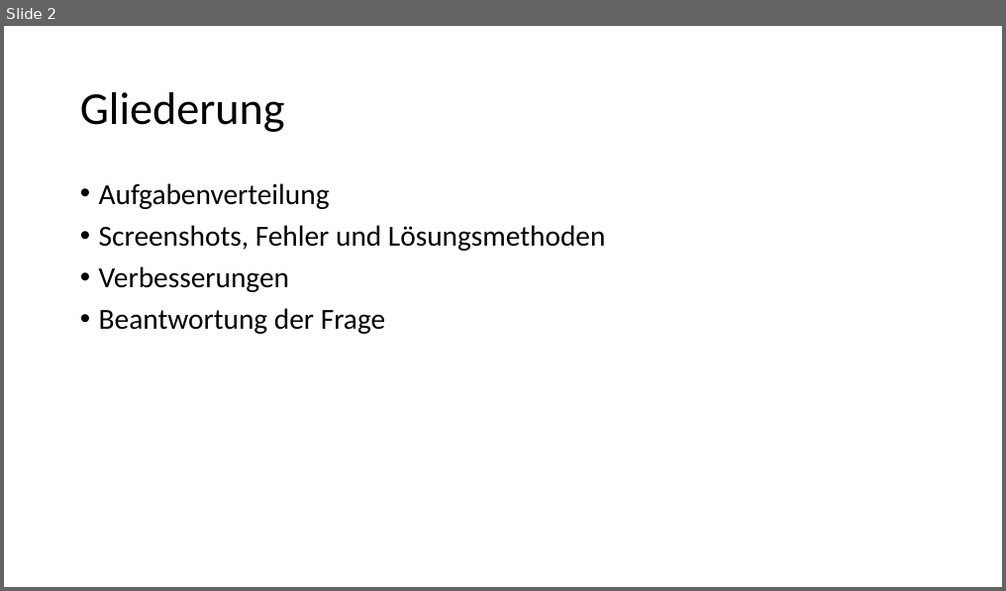
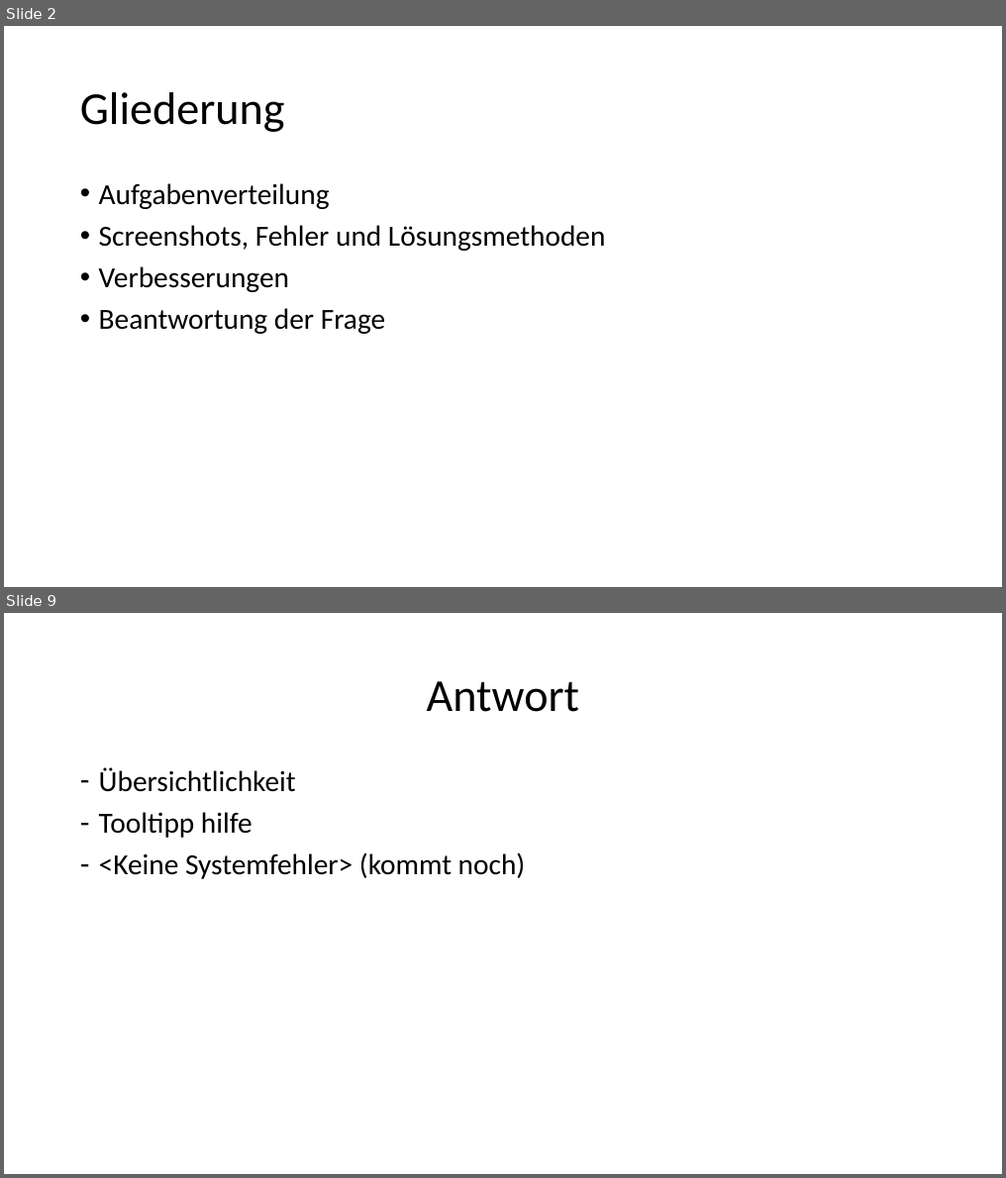
Before and after one commit to SecurityR4t/NotenVerwaltung, a slide deck: Dokumentation.pptm. Shown one above the other, each under a label of ours: slide 2 before the commit, slides 2 and 9 after it; the slides between them are not shown. The pictures are 1006x591 and 1006x1178 pixels, drawn with LibreOffice and Linux fonts; fonts in the diff are those of the drawing. Boxes give left, top, right and bottom in pixels: in the first picture for what was removed or moved away, otherwise in the second. Text is boxed around its words. In the diff, an @@ line names an element or a change of style, - is before the commit and + after.

```diff
--- a/Dokumentation.pptm
+++ b/Dokumentation.pptm
@@ slide 9 added at [4, 613, 1002, 1174], background #FFFFFF @@
@@ title added at [427, 681, 580, 712], 44 pt, text #000000 @@
+Antwort
@@ text added at [99, 767, 526, 879], 28 pt, text #000000 @@
+– Übersichtlichkeit
+– Tooltipp hilfe
+– <Keine Systemfehler> (kommt noch)
```
Also in this commit, not shown: 4 slides changed, 2 other slides added, 1 slide removed.
